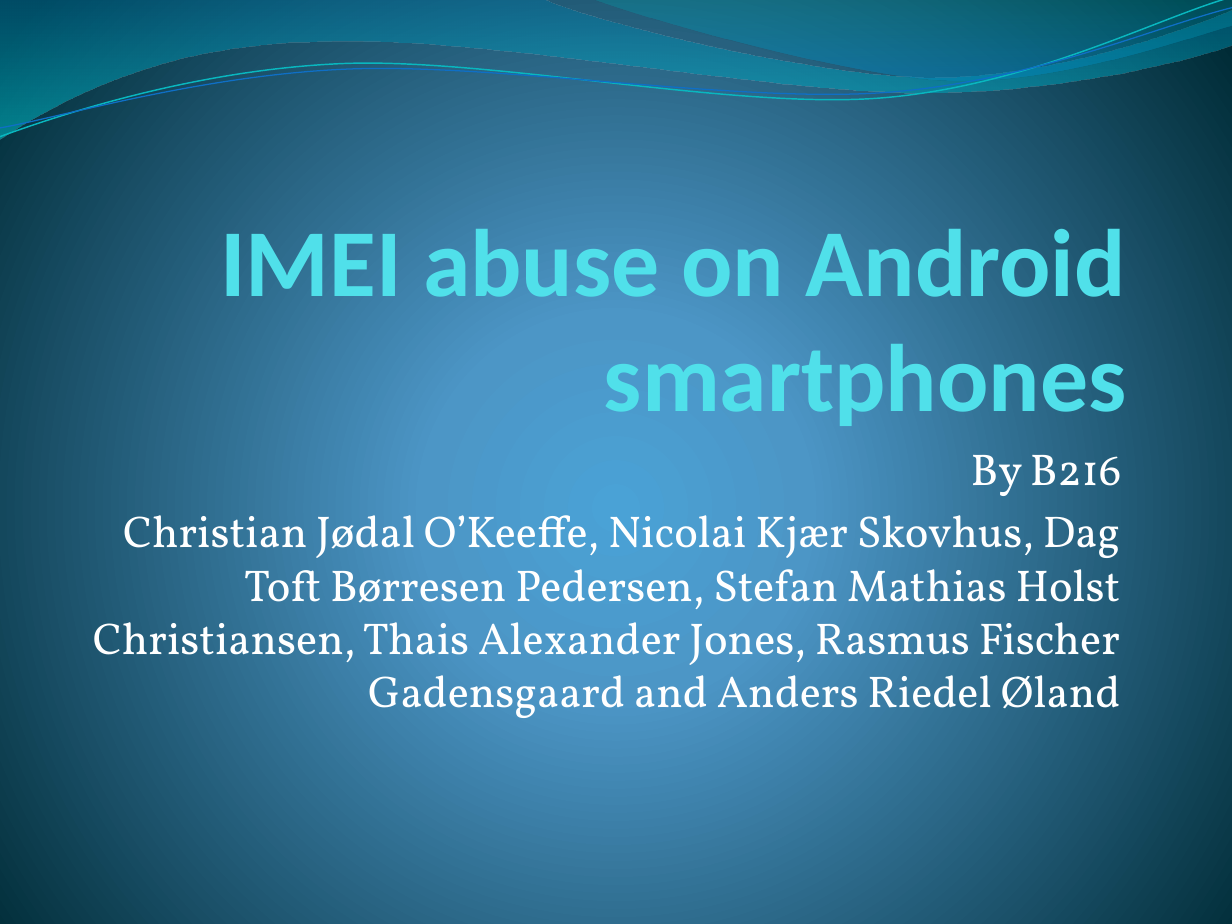
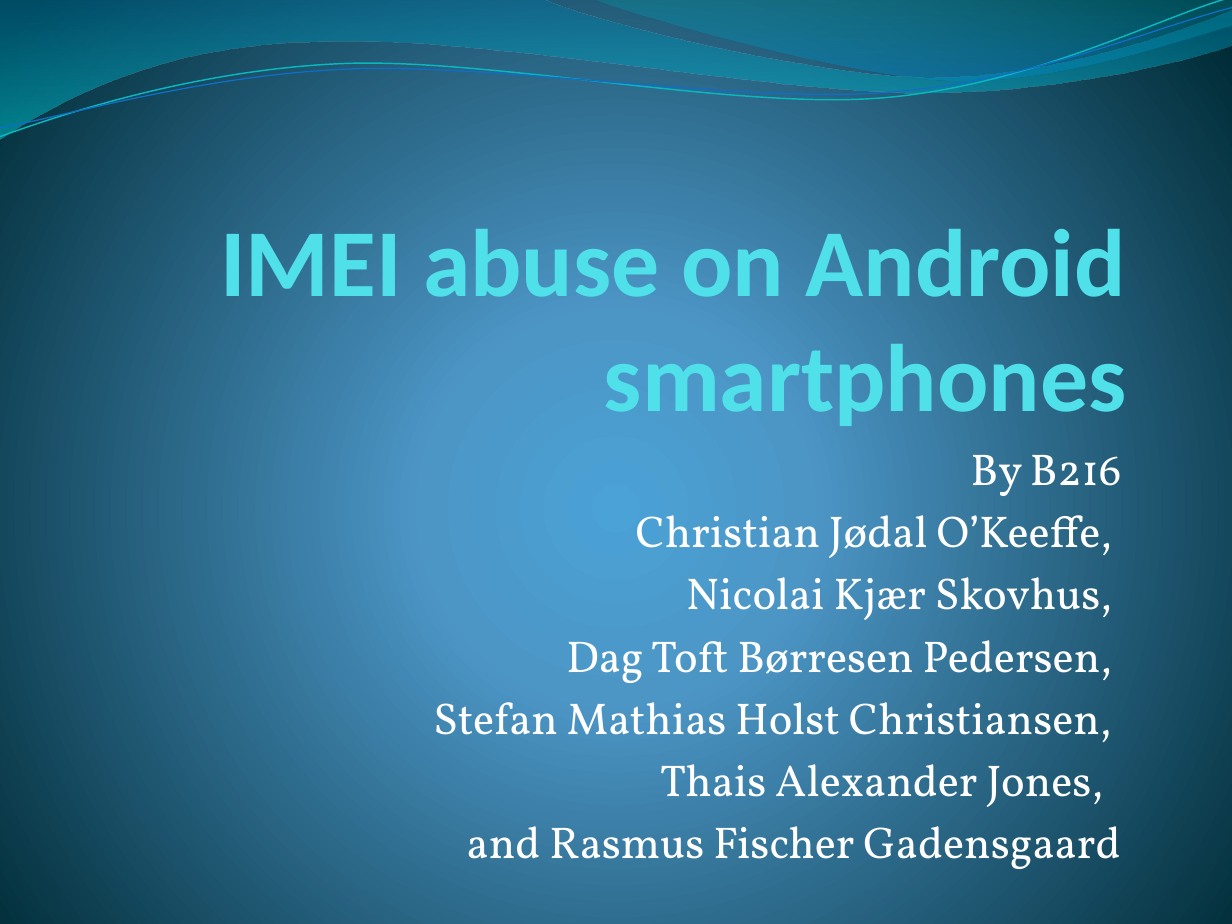
Before and after one commit to christianokeeffe/p0-uni, a slide deck: slide 1 of p0-uni/IMEI abuse on Android smartphones.pptx. Drawn at 1232x924 pixels with LibreOffice and Linux fonts; fonts in the diff are those of the drawing. Boxes give left, top, right and bottom in pixels: in the first picture for what was removed or moved away, otherwise in the second. Text is boxed around its words. In the diff, an @@ line names an element or a change of style, - is before the commit and + after.

```diff
--- a/p0-uni/IMEI abuse on Android smartphones.pptx
+++ b/p0-uni/IMEI abuse on Android smartphones.pptx
@@ subtitle at (433, 515, 1120, 869): text changed @@
-Christian Jødal O’Keeffe, Nicolai Kjær Skovhus, Dag Toft Børresen Pedersen, Stefan Mathias Holst Christiansen, Thais Alexander Jones, Rasmus Fischer Gadensgaard and Anders Riedel Øland
+Christian Jødal O’Keeffe,
+Nicolai Kjær Skovhus,
+Dag Toft Børresen Pedersen,
+Stefan Mathias Holst Christiansen,
+Thais Alexander Jones,
+and Rasmus Fischer Gadensgaard
```
